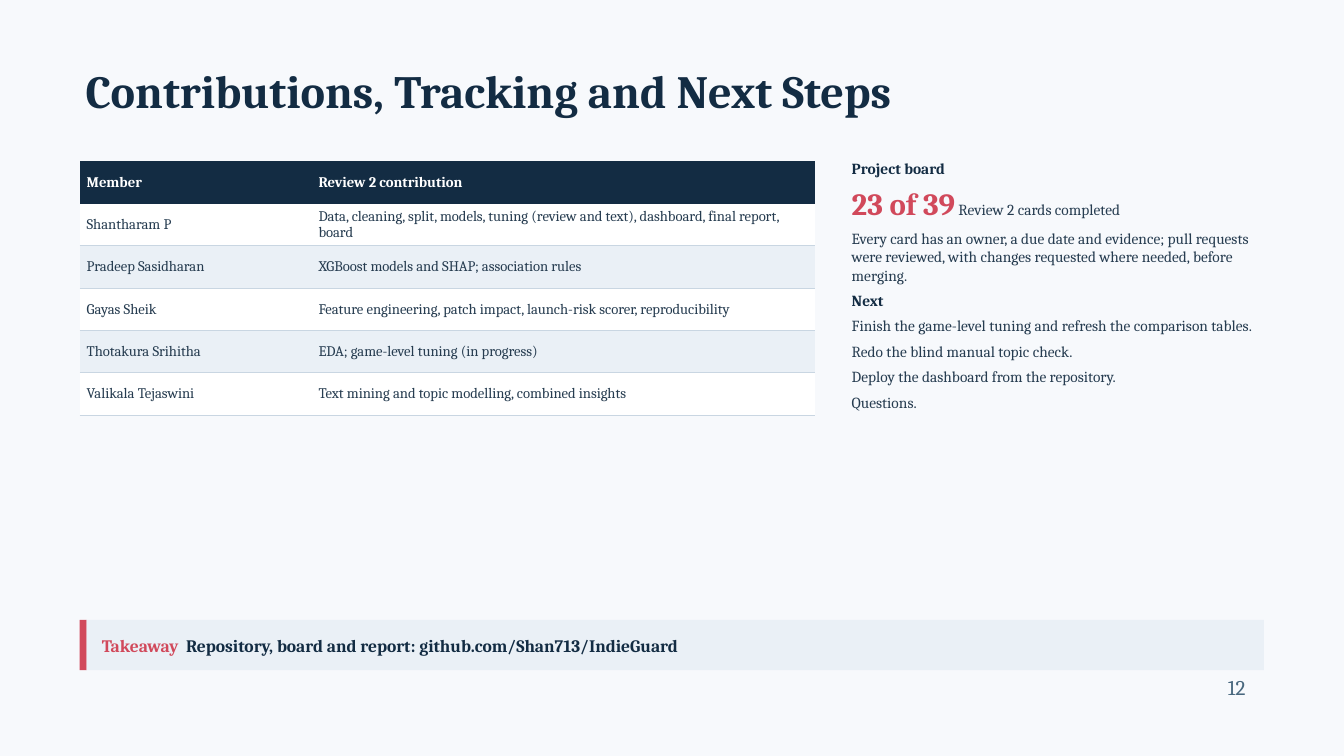
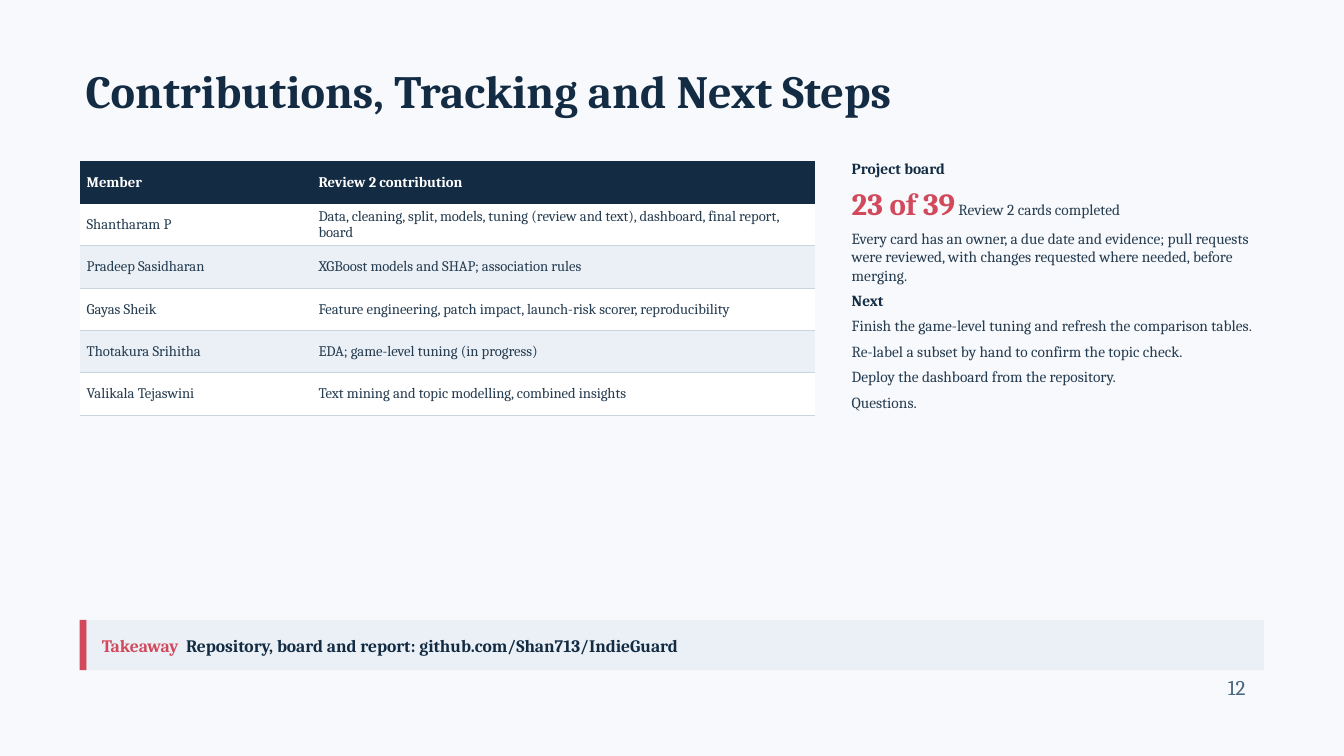
Before and after one commit to Shan713/IndieGuard, a slide deck: slide 12 of slides/review2.pptx. Drawn at 1344x756 pixels with LibreOffice and Linux fonts; fonts in the diff are those of the drawing. Boxes give left, top, right and bottom in pixels: in the first picture for what was removed or moved away, otherwise in the second. Text is boxed around its words. In the diff, an @@ line names an element or a change of style, - is before the commit and + after.

Commit message:
Review 2 slides: state the blind topic check result

```diff
--- a/slides/review2.pptx
+++ b/slides/review2.pptx
@@ text at (x1=852, y1=346, x2=1183, y2=361): text changed @@
-Redo the blind manual topic check.
+Re-label a subset by hand to confirm the topic check.
```
Also in this commit, not shown: 3 other slides changed, 1 other file.
